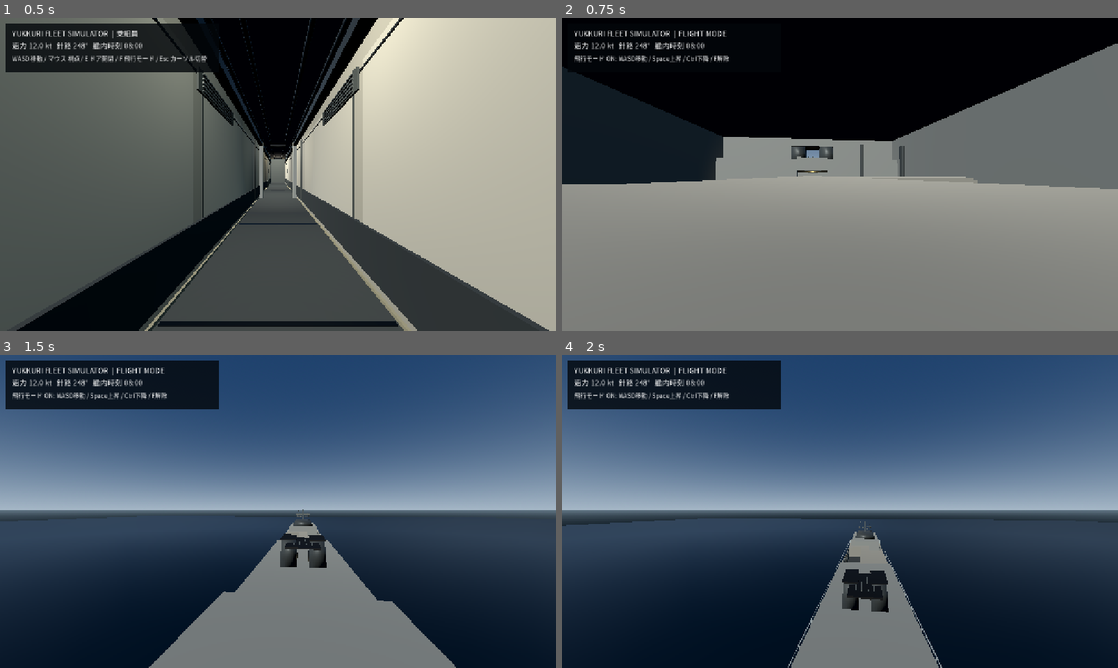
Above: before the commit, frames 1-4 (two rows, left to right).
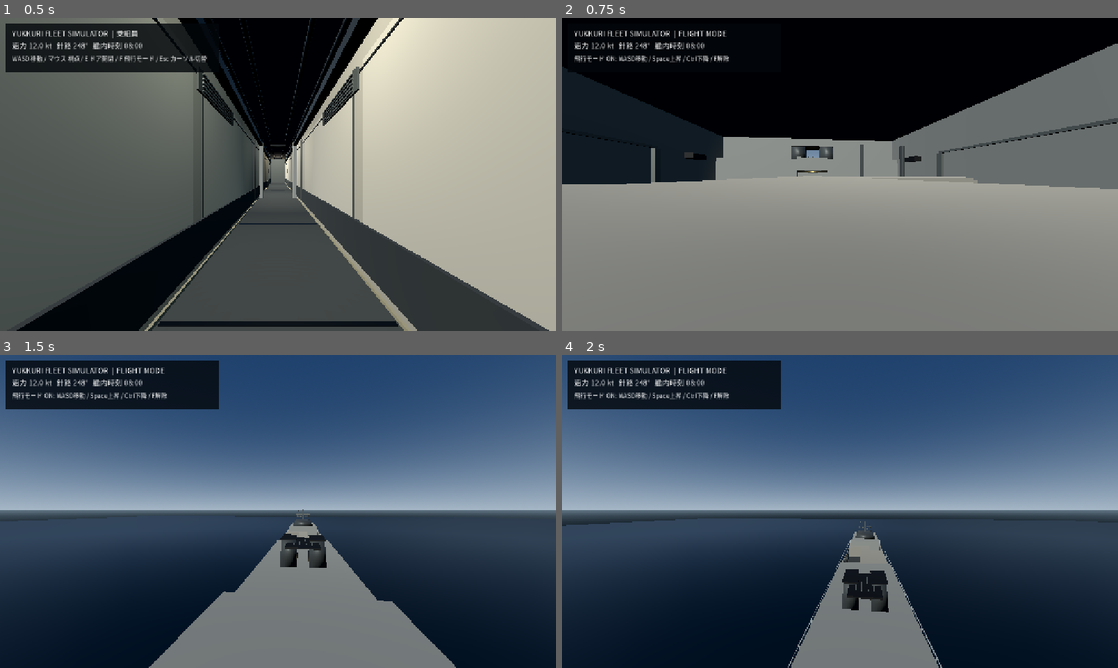
Above: after the commit, the same moments.

Repository: YukkuriP/Yukkuri-FPS-3
Game: Godot game, scene res://scenes/main.tscn
Two runs of this game, one before a commit and one after it. Both use one fixed random seed, a clock stepped at 60 frames per second and the inputs below.
Inputs (mouse positions are in pixels of both pictures, inside the frame that each line leads up to):
- Up to frame 1 (0.5 s): no input
- Up to frame 2 (0.75 s): tap Enter at 0.5 s; move the mouse to (867, 174) at 0.52 s; hold Space (fleet_fly_up) from 0.53 s (still down); hold F (fleet_fly_toggle) from 0.53 s (still down); click (867, 174) at 0.67 s
- Up to frame 3 (1.5 s): keep holding Space (fleet_fly_up); move the mouse to (250, 511) at 1.27 s; release F (fleet_fly_toggle) at 1.28 s; tap E (fleet_interact) at 1.35 s
- Up to frame 4 (2 s): keep holding Space (fleet_fly_up)

Frame 1 is identical in both runs. In frame 2, 0.7% of the frame differs, in the area x 0-100%, y 32-53%; in frame 3, less than 0.1%; in frame 4, less than 0.1%.

Commit message:
Add raked superstructure facets and aft service gallery detailing

Diff:
--- a/scripts/visual_upgrade.gd
+++ b/scripts/visual_upgrade.gd
@@ -294,6 +294,24 @@
 		for side in [-1.0, 1.0]:
 			_box(self, "External ladder rail", Vector3(6.63, 3.35, z + side * 0.36), Vector3(0.10, 3.0, 0.07), steel)
 
+	# Faceted, inward-raked deckhouse sides break up the flat box silhouette.
+	for side in [-1.0, 1.0]:
+		var forward_facet := _box(self, "Forward deckhouse raked side panel", Vector3(side * 6.08, 4.05, -21.0), Vector3(0.16, 5.65, 16.6), steel)
+		forward_facet.rotation.z = side * 0.075
+		var aft_facet := _box(self, "Aft deckhouse raked side panel", Vector3(side * 6.60, 3.65, 13.0), Vector3(0.16, 4.9, 18.2), steel)
+		aft_facet.rotation.z = side * 0.055
+		for z in [-27.0, -22.0, -17.0]:
+			_box(self, "Forward deckhouse panel reveal", Vector3(side * 6.18, 4.0, z), Vector3(0.035, 4.8, 0.07), dark, 0)
+		for z in [7.0, 13.0, 19.0]:
+			_box(self, "Aft deckhouse panel reveal", Vector3(side * 6.69, 3.6, z), Vector3(0.035, 4.0, 0.07), dark, 0)
+	# Aft upper service gallery with guardrails and deck-level floodlight housings.
+	for side in [-1.0, 1.0]:
+		for z in [25.0, 29.0, 33.0]:
+			_box(self, "Aft gallery support", Vector3(side * 5.7, 5.0, z), Vector3(0.14, 2.4, 0.14), trim)
+		_box(self, "Aft gallery handrail", Vector3(side * 5.7, 6.25, 29.0), Vector3(0.08, 0.08, 8.0), trim)
+		for z in [24.0, 31.0]:
+			_box(self, "Aft floodlight housing", Vector3(side * 5.45, 6.1, z), Vector3(0.35, 0.25, 0.55), dark)
+
 func _interior_superstructure_finish() -> void:
 	var liner := _mat(Color(0.47, 0.48, 0.45), 0.08, 0.92)
 	var inset := _mat(Color(0.26, 0.29, 0.28), 0.22, 0.78)
